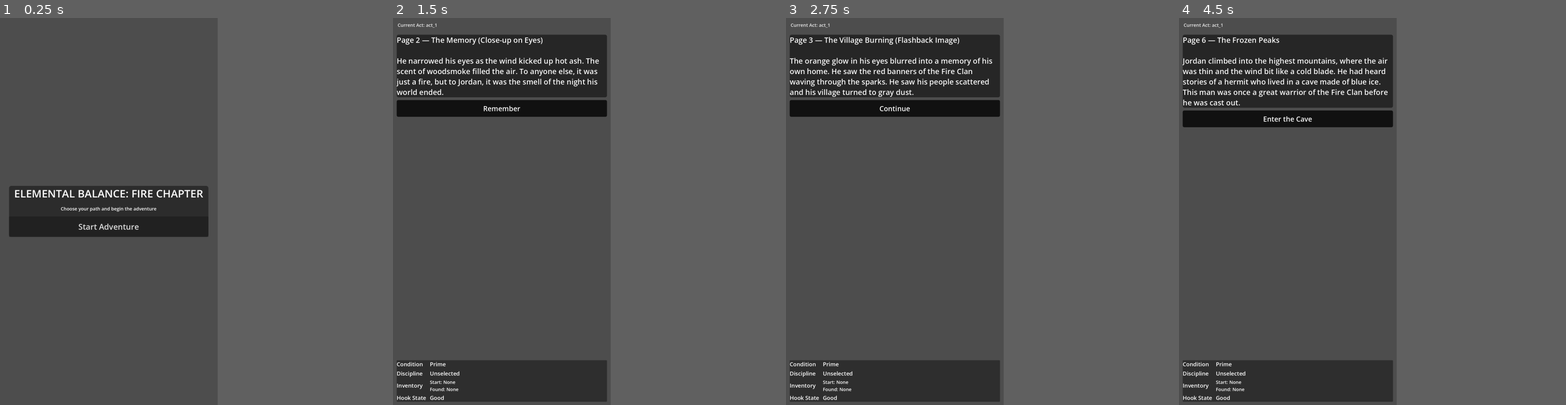
Above: before the commit, frames 1-4 (left to right).
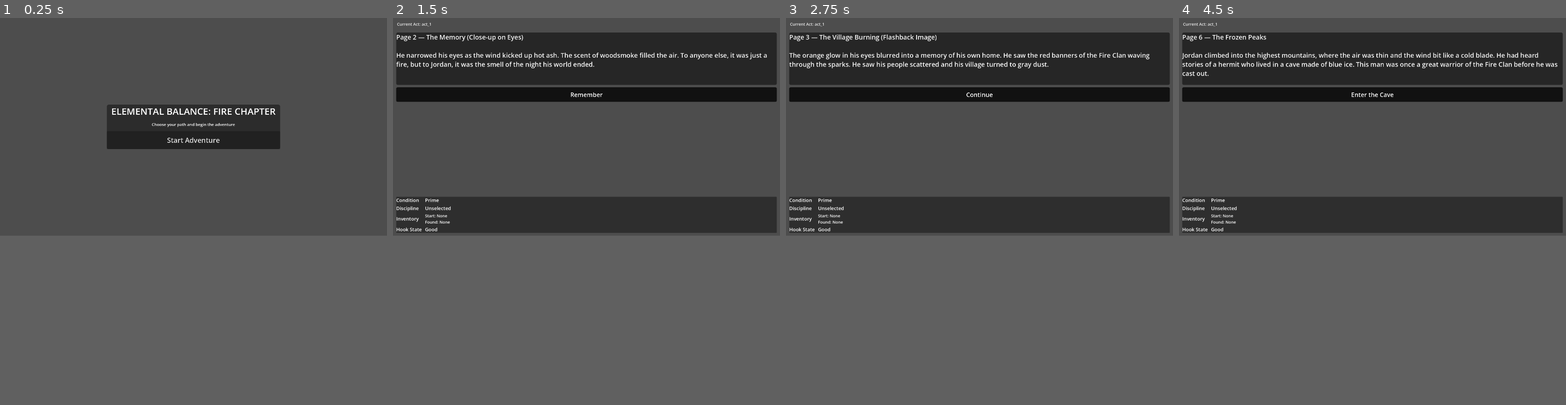
Above: after the commit, the same moments.

Repository: GamerJoe85/Jordan-Ninja-Choose-Your-Own-Adventure
Game: Godot game, scene res://scenes/TitleMenu.tscn
The game is run twice, just before and just after one commit, with the same random seed, the same clock (stepped at 60 frames per second) and the same inputs.
Inputs:
- Up to frame 1 (0.25 s): no input
- Up to frame 2 (1.5 s): click "Start Adventure" at 0.5 s; click "Continue" at 1.25 s
- Up to frame 3 (2.75 s): click "Remember" at 2 s
- Up to frame 4 (4.5 s): click "Continue" at 2.75 s; click "The Vow" at 3.5 s; click "Seek the Exile" at 4.25 s
In our replay, the window is 450x800 before the commit and 800x450 after it. These sizes can differ from the game's own. Grey fills any space a smaller window leaves; there, only what the larger window draws over its background counts as a difference.

The runs differ from the first frame. In frame 1, 12% of the frame differs, in the area x 2-73%, y 22-57%; in frame 2, 27%; in frame 3, 28%; in frame 4, 28%, in the area x 0-100%, y 1-100%.

Commit message:
Refine lockbox clues, route branching, and debug display settings

Diff:
--- a/data/story_pages.json
+++ b/data/story_pages.json
@@ -794,9 +794,12 @@
         {
           "label": "Open it with Vial of Acid",
           "effects": {
-            "add_found_item": "Reinforced Line",
+            "add_found_items": [
+              "Reinforced Line",
+              "Cavern Clue"
+            ],
             "remove_starting_item": "Vial of Acid",
-            "notice_message": "Inside the lockbox, Jordan found Reinforced Line."
+            "notice_message": "Inside the lockbox, Jordan found Reinforced Line and a Crow-mark clue."
           },
           "next_page_id": "act2_p21a_lockbox_opened",
           "requirements": {
@@ -814,7 +817,7 @@
       "page_id": "act2_p21a_lockbox_opened",
       "act_id": "act_2",
       "image_path": "res://assets/images/act2_p21a_lockbox.png",
-      "story_text": "Page 21 \u2014 Lockbox Prize\n\nThe acid hissed through the seal. Inside, Jordan found a Reinforced Line and secured it to his belt before moving on.",
+      "story_text": "Page 21 \u2014 Lockbox Prize\n\nThe acid hissed through the seal. Inside, Jordan found a Reinforced Line and a wax-sealed note describing a crow mark passage near the cliffside.",
       "choices": [
         {
           "label": "Continue",
@@ -1400,7 +1403,8 @@
           "effects": {},
           "next_page_id": "act4_p32_bridge",
           "requirements": {
-            "hook_state_is": "Good"
+            "hook_state_is": "Good",
+            "has_item": "Rope"
           }
         },
         {
@@ -1436,7 +1440,7 @@
     {
       "page_id": "act4_p31d_ash_glade",
       "act_id": "act_4",
-      "image_path": "res://assets/images/act4_p31b_ambush.png",
+      "image_path": "res://assets/images/act4_p31d_ash_glade.png",
       "story_text": "Page 31D \u2014 Ash Glade\n\nBeyond the ambush, Jordan crossed a dead ash grove where the ground whispered with heat vents. He moved carefully to avoid noisy cracks in the crust.",
       "choices": [
         {
@@ -1449,7 +1453,7 @@
     {
       "page_id": "act4_p31e_ash_ridge",
       "act_id": "act_4",
-      "image_path": "res://assets/images/act4_p31b_ambush.png",
+      "image_path": "res://assets/images/act4_p31e_ash_ridge.png",
       "story_text": "Page 31E \u2014 Ridge of Cinders\n\nJordan climbed a cinder ridge and watched patrol torches sweep below. Timing the gaps, he descended unseen and rejoined the route toward the bridge.",
       "choices": [
         {
@@ -1502,19 +1506,19 @@
       "page_id": "act4_p32b_elite_fight",
       "act_id": "act_4",
       "image_path": "res://assets/images/act4_p32b_elite_fight.png",
-      "story_text": "Page 32B \u2014 Duel on the Bridge\n\nA Fire Clan ninja elite burst from the smoke and attacked Jordan with a long spear on the lava bridge.",
+      "story_text": "Page 32B \u2014 Duel on the Bridge\n\nA Fire Clan scout attacked Jordan with a long spear on the lava bridge.",
       "story_text_variants": [
         {
           "requirements": {
             "discipline_is": "Reflex"
           },
-          "text": "Page 32B \u2014 Duel on the Bridge\n\nJordan slipped past the spearpoint and ended the duel with a clean counter across the ninja Elite's shoulder. He took the far side of the bridge unharmed."
+          "text": "Page 32B \u2014 Duel on the Bridge\n\nA Fire Clan scout thrust a spear at Jordan, but Jordan slipped past the spearpoint and countered cleanly to take the upper ledge."
         },
         {
           "requirements": {
             "discipline_is": "Steel"
           },
-          "text": "Page 32B \u2014 Duel on the Bridge\n\nJordan absorbed the first impact, broke the ninja Elite's stance with raw power, and threw him off balance into the stone rail."
+          "text": "Page 32B \u2014 Duel on the Bridge\n\nA Fire Clan scout drove in with a spear. Jordan absorbed the impact, broke the scout\u2019s stance, and forced his way to the upper ledge."
         },
         {
           "requirements": {
@@ -1523,7 +1527,7 @@
               "Steel"
             ]
           },
-          "text": "Page 32B \u2014 Duel on the Bridge\n\nJordan won the duel, but the spear cut deep across his side before he disarmed the ninja Elite and forced his way to the far ledge."
+          "text": "Page 32B \u2014 Duel on the Bridge\n\nA Fire Clan scout attacked with a spear. Jordan slipped past the point at the last second, won the duel, and reached the upper ledge hurt."
         }
       ],
       "choices": [
@@ -1667,36 +1671,67 @@
         {
           "label": "Continue",
           "requirements": {
-            "discipline_is": "Reflex"
-          },
-          "effects": {},
-          "next_page_id": "act4_p35c_ledge_reflex"
-        },
-        {
-          "label": "Continue",
-          "requirements": {
-            "discipline_is": "Focus"
-          },
-          "effects": {},
-          "next_page_id": "act4_p35c_ledge_reflex"
-        },
-        {
-          "label": "Continue",
-          "requirements": {
+            "flag_true": "cross_swing",
+            "hook_state_is": "Good"
+          },
+          "effects": {},
+          "next_page_id": "act4_p35a_swing_hold"
+        },
+        {
+          "label": "Continue",
+          "requirements": {
+            "flag_true": "cross_swing",
+            "hook_state_is": "Damaged"
+          },
+          "effects": {},
+          "next_page_id": "act4_p35b_swing_snap"
+        },
+        {
+          "label": "Continue",
+          "requirements": {
+            "flag_true": "cross_ledge",
             "discipline_is": "Steel"
           },
           "effects": {},
-          "next_page_id": "act5_p37_sanctum"
-        },
-        {
-          "label": "Continue",
-          "requirements": {
+          "next_page_id": "act4_p34d_ledge_crash"
+        },
+        {
+          "label": "Continue",
+          "requirements": {
+            "flag_true": "cross_ledge",
             "discipline_is": "Shadow"
           },
           "effects": {
             "change_health": -1,
-            "notice_message": "You fell hard during the descent and lost health."
-          },
+            "notice_message": "You hit the stone hard during the fall and lost health."
+          },
+          "next_page_id": "act4_p34d_ledge_crash"
+        }
+      ]
+    },
+    {
+      "page_id": "act4_p34d_ledge_crash",
+      "act_id": "act_4",
+      "image_path": "res://assets/images/act4_p34d_ledge_crash.png",
+      "story_text": "Page 34D \u2014 Ledge Collapse\n\nThe ledge split apart under Jordan. He crashed through volcanic stone and dropped into the Sanctum level below, face-to-face with the fused Master.",
+      "story_text_variants": [
+        {
+          "requirements": {
+            "discipline_is": "Steel"
+          },
+          "text": "Page 34D \u2014 Ledge Collapse\n\nThe ledge split apart under Jordan. He braced through the fall, smashed into the Sanctum floor, and rose without losing ground against the fused Master."
+        },
+        {
+          "requirements": {
+            "discipline_is": "Shadow"
+          },
+          "text": "Page 34D \u2014 Ledge Collapse\n\nThe ledge split apart under Jordan. He twisted through the debris and crashed into the Sanctum floor, hurt but still in the fight against the fused Master."
+        }
+      ],
+      "choices": [
+        {
+          "label": "Enter the Sanctum",
+          "effects": {},
           "next_page_id": "act5_p37_sanctum"
         }
       ]
--- a/project.godot
+++ b/project.godot
@@ -10,10 +10,10 @@
 GameState="*res://scripts/singletons/game_state.gd"
 
 [display]
-window/size/viewport_width=1080
-window/size/viewport_height=1920
+window/size/viewport_width=1920
+window/size/viewport_height=1080
 window/stretch/mode="viewport"
 window/stretch/aspect="keep"
-window/stretch/scale=1.15
+window/stretch/scale=1.0
 window/dpi/allow_hidpi=true
-window/handheld/orientation="sensor"
+window/handheld/orientation="landscape"
--- a/scripts/ui/page_player.gd
+++ b/scripts/ui/page_player.gd
@@ -263,6 +263,9 @@
 			GameState.add_starting_item(str(item_name_variant))
 	if effects.has("add_found_item"):
 		GameState.add_found_item(str(effects["add_found_item"]))
+	if effects.has("add_found_items"):
+		for found_item_variant in effects["add_found_items"]:
+			GameState.add_found_item(str(found_item_variant))
 	if effects.has("change_health"):
 		GameState.change_health_tier(int(effects["change_health"]))
 	if effects.has("set_health"):
--- a/update_bundle/data/story_pages.json
+++ b/update_bundle/data/story_pages.json
@@ -794,9 +794,12 @@
         {
           "label": "Open it with Vial of Acid",
           "effects": {
-            "add_found_item": "Reinforced Line",
+            "add_found_items": [
+              "Reinforced Line",
+              "Cavern Clue"
+            ],
             "remove_starting_item": "Vial of Acid",
-            "notice_message": "Inside the lockbox, Jordan found Reinforced Line."
+            "notice_message": "Inside the lockbox, Jordan found Reinforced Line and a Crow-mark clue."
           },
           "next_page_id": "act2_p21a_lockbox_opened",
           "requirements": {
@@ -814,7 +817,7 @@
       "page_id": "act2_p21a_lockbox_opened",
       "act_id": "act_2",
       "image_path": "res://assets/images/act2_p21a_lockbox.png",
-      "story_text": "Page 21 \u2014 Lockbox Prize\n\nThe acid hissed through the seal. Inside, Jordan found a Reinforced Line and secured it to his belt before moving on.",
+      "story_text": "Page 21 \u2014 Lockbox Prize\n\nThe acid hissed through the seal. Inside, Jordan found a Reinforced Line and a wax-sealed note describing a crow mark passage near the cliffside.",
       "choices": [
         {
           "label": "Continue",
@@ -1400,7 +1403,8 @@
           "effects": {},
           "next_page_id": "act4_p32_bridge",
           "requirements": {
-            "hook_state_is": "Good"
+            "hook_state_is": "Good",
+            "has_item": "Rope"
           }
         },
         {
@@ -1436,7 +1440,7 @@
     {
       "page_id": "act4_p31d_ash_glade",
       "act_id": "act_4",
-      "image_path": "res://assets/images/act4_p31b_ambush.png",
+      "image_path": "res://assets/images/act4_p31d_ash_glade.png",
       "story_text": "Page 31D \u2014 Ash Glade\n\nBeyond the ambush, Jordan crossed a dead ash grove where the ground whispered with heat vents. He moved carefully to avoid noisy cracks in the crust.",
       "choices": [
         {
@@ -1449,7 +1453,7 @@
     {
       "page_id": "act4_p31e_ash_ridge",
       "act_id": "act_4",
-      "image_path": "res://assets/images/act4_p31b_ambush.png",
+      "image_path": "res://assets/images/act4_p31e_ash_ridge.png",
       "story_text": "Page 31E \u2014 Ridge of Cinders\n\nJordan climbed a cinder ridge and watched patrol torches sweep below. Timing the gaps, he descended unseen and rejoined the route toward the bridge.",
       "choices": [
         {
@@ -1502,19 +1506,19 @@
       "page_id": "act4_p32b_elite_fight",
       "act_id": "act_4",
       "image_path": "res://assets/images/act4_p32b_elite_fight.png",
-      "story_text": "Page 32B \u2014 Duel on the Bridge\n\nA Fire Clan ninja elite burst from the smoke and attacked Jordan with a long spear on the lava bridge.",
+      "story_text": "Page 32B \u2014 Duel on the Bridge\n\nA Fire Clan scout attacked Jordan with a long spear on the lava bridge.",
       "story_text_variants": [
         {
           "requirements": {
             "discipline_is": "Reflex"
           },
-          "text": "Page 32B \u2014 Duel on the Bridge\n\nJordan slipped past the spearpoint and ended the duel with a clean counter across the ninja Elite's shoulder. He took the far side of the bridge unharmed."
+          "text": "Page 32B \u2014 Duel on the Bridge\n\nA Fire Clan scout thrust a spear at Jordan, but Jordan slipped past the spearpoint and countered cleanly to take the upper ledge."
         },
         {
           "requirements": {
             "discipline_is": "Steel"
           },
-          "text": "Page 32B \u2014 Duel on the Bridge\n\nJordan absorbed the first impact, broke the ninja Elite's stance with raw power, and threw him off balance into the stone rail."
+          "text": "Page 32B \u2014 Duel on the Bridge\n\nA Fire Clan scout drove in with a spear. Jordan absorbed the impact, broke the scout\u2019s stance, and forced his way to the upper ledge."
         },
         {
           "requirements": {
@@ -1523,7 +1527,7 @@
               "Steel"
             ]
           },
-          "text": "Page 32B \u2014 Duel on the Bridge\n\nJordan won the duel, but the spear cut deep across his side before he disarmed the ninja Elite and forced his way to the far ledge."
+          "text": "Page 32B \u2014 Duel on the Bridge\n\nA Fire Clan scout attacked with a spear. Jordan slipped past the point at the last second, won the duel, and reached the upper ledge hurt."
         }
       ],
       "choices": [
@@ -1667,36 +1671,67 @@
         {
           "label": "Continue",
           "requirements": {
-            "discipline_is": "Reflex"
-          },
-          "effects": {},
-          "next_page_id": "act4_p35c_ledge_reflex"
-        },
-        {
-          "label": "Continue",
-          "requirements": {
-            "discipline_is": "Focus"
-          },
-          "effects": {},
-          "next_page_id": "act4_p35c_ledge_reflex"
-        },
-        {
-          "label": "Continue",
-          "requirements": {
+            "flag_true": "cross_swing",
+            "hook_state_is": "Good"
+          },
+          "effects": {},
+          "next_page_id": "act4_p35a_swing_hold"
+        },
+        {
+          "label": "Continue",
+          "requirements": {
+            "flag_true": "cross_swing",
+            "hook_state_is": "Damaged"
+          },
+          "effects": {},
+          "next_page_id": "act4_p35b_swing_snap"
+        },
+        {
+          "label": "Continue",
+          "requirements": {
+            "flag_true": "cross_ledge",
             "discipline_is": "Steel"
           },
           "effects": {},
-          "next_page_id": "act5_p37_sanctum"
-        },
-        {
-          "label": "Continue",
-          "requirements": {
+          "next_page_id": "act4_p34d_ledge_crash"
+        },
+        {
+          "label": "Continue",
+          "requirements": {
+            "flag_true": "cross_ledge",
             "discipline_is": "Shadow"
           },
           "effects": {
             "change_health": -1,
-            "notice_message": "You fell hard during the descent and lost health."
-          },
+            "notice_message": "You hit the stone hard during the fall and lost health."
+          },
+          "next_page_id": "act4_p34d_ledge_crash"
+        }
+      ]
+    },
+    {
+      "page_id": "act4_p34d_ledge_crash",
+      "act_id": "act_4",
+      "image_path": "res://assets/images/act4_p34d_ledge_crash.png",
+      "story_text": "Page 34D \u2014 Ledge Collapse\n\nThe ledge split apart under Jordan. He crashed through volcanic stone and dropped into the Sanctum level below, face-to-face with the fused Master.",
+      "story_text_variants": [
+        {
+          "requirements": {
+            "discipline_is": "Steel"
+          },
+          "text": "Page 34D \u2014 Ledge Collapse\n\nThe ledge split apart under Jordan. He braced through the fall, smashed into the Sanctum floor, and rose without losing ground against the fused Master."
+        },
+        {
+          "requirements": {
+            "discipline_is": "Shadow"
+          },
+          "text": "Page 34D \u2014 Ledge Collapse\n\nThe ledge split apart under Jordan. He twisted through the debris and crashed into the Sanctum floor, hurt but still in the fight against the fused Master."
+        }
+      ],
+      "choices": [
+        {
+          "label": "Enter the Sanctum",
+          "effects": {},
           "next_page_id": "act5_p37_sanctum"
         }
       ]
--- a/update_bundle/project.godot
+++ b/update_bundle/project.godot
@@ -10,10 +10,10 @@
 GameState="*res://scripts/singletons/game_state.gd"
 
 [display]
-window/size/viewport_width=1080
-window/size/viewport_height=1920
+window/size/viewport_width=1920
+window/size/viewport_height=1080
 window/stretch/mode="viewport"
 window/stretch/aspect="keep"
-window/stretch/scale=1.15
+window/stretch/scale=1.0
 window/dpi/allow_hidpi=true
-window/handheld/orientation="sensor"
+window/handheld/orientation="landscape"
--- a/update_bundle/scripts/ui/page_player.gd
+++ b/update_bundle/scripts/ui/page_player.gd
@@ -263,6 +263,9 @@
 			GameState.add_starting_item(str(item_name_variant))
 	if effects.has("add_found_item"):
 		GameState.add_found_item(str(effects["add_found_item"]))
+	if effects.has("add_found_items"):
+		for found_item_variant in effects["add_found_items"]:
+			GameState.add_found_item(str(found_item_variant))
 	if effects.has("change_health"):
 		GameState.change_health_tier(int(effects["change_health"]))
 	if effects.has("set_health"):
Not shown, changed: update_bundle/BUNDLE_VERSION.txt
Not shown, changed: docs/IMAGE_ASSIGNMENT_CHECKLIST.md
Not shown, changed: update_bundle/MANIFEST.sha256
Not shown, changed: update_bundle/docs/IMAGE_ASSIGNMENT_CHECKLIST.md
